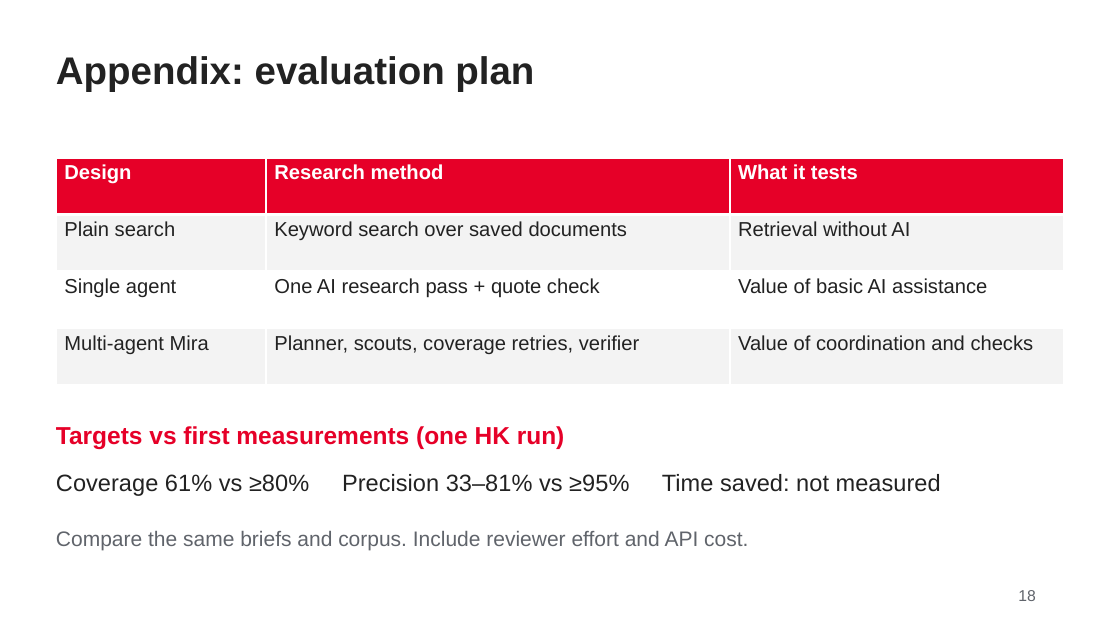
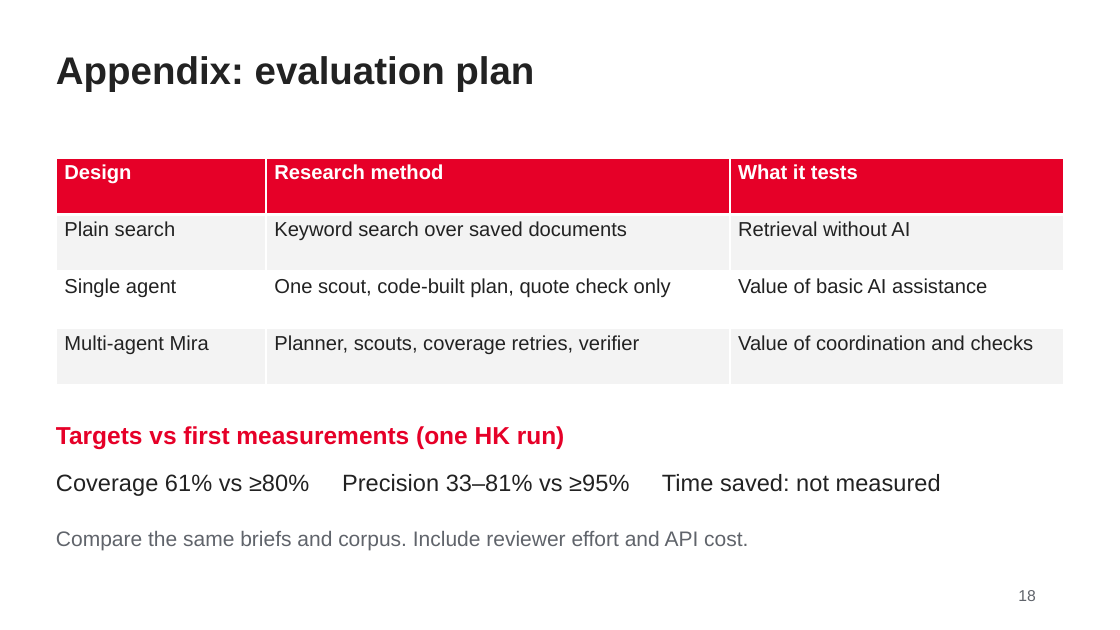
Before and after one commit to Neonat/mira, a slide deck: slide 18 of slides/Mira_DBS_Presentation_v2.pptx. Drawn at 1120x630 pixels with LibreOffice and Linux fonts; fonts in the diff are those of the drawing. Boxes give left, top, right and bottom in pixels: in the first picture for what was removed or moved away, otherwise in the second. Text is boxed around its words. In the diff, an @@ line names an element or a change of style, - is before the commit and + after.

```diff
--- a/slides/Mira_DBS_Presentation_v2.pptx
+++ b/slides/Mira_DBS_Presentation_v2.pptx
@@ table at (56,158,1065,386) @@
-row 3, column 2: One AI research pass + quote check
+row 3, column 2: One scout, code-built plan, quote check only
```
Also in this commit, not shown: 4 other slides changed.
